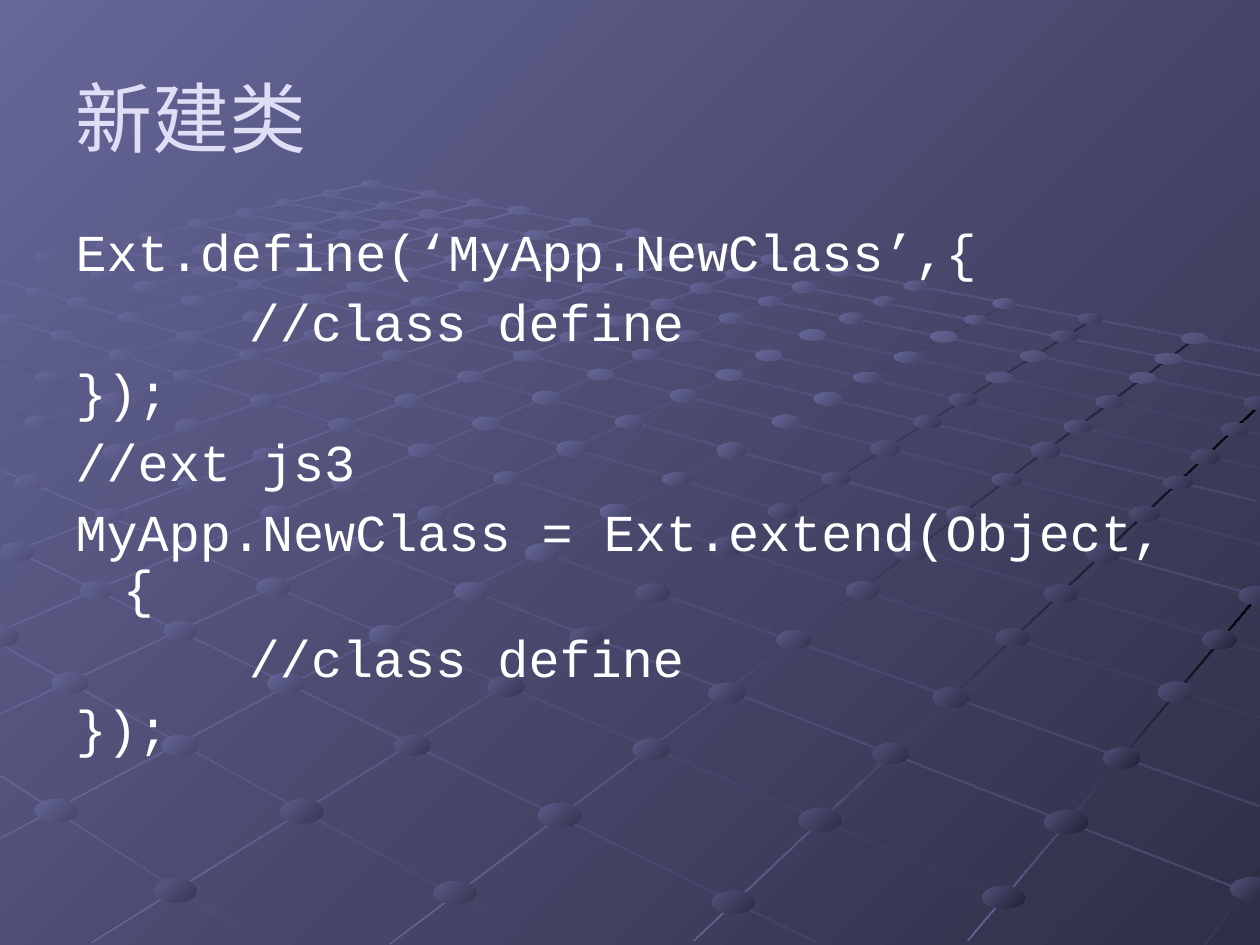
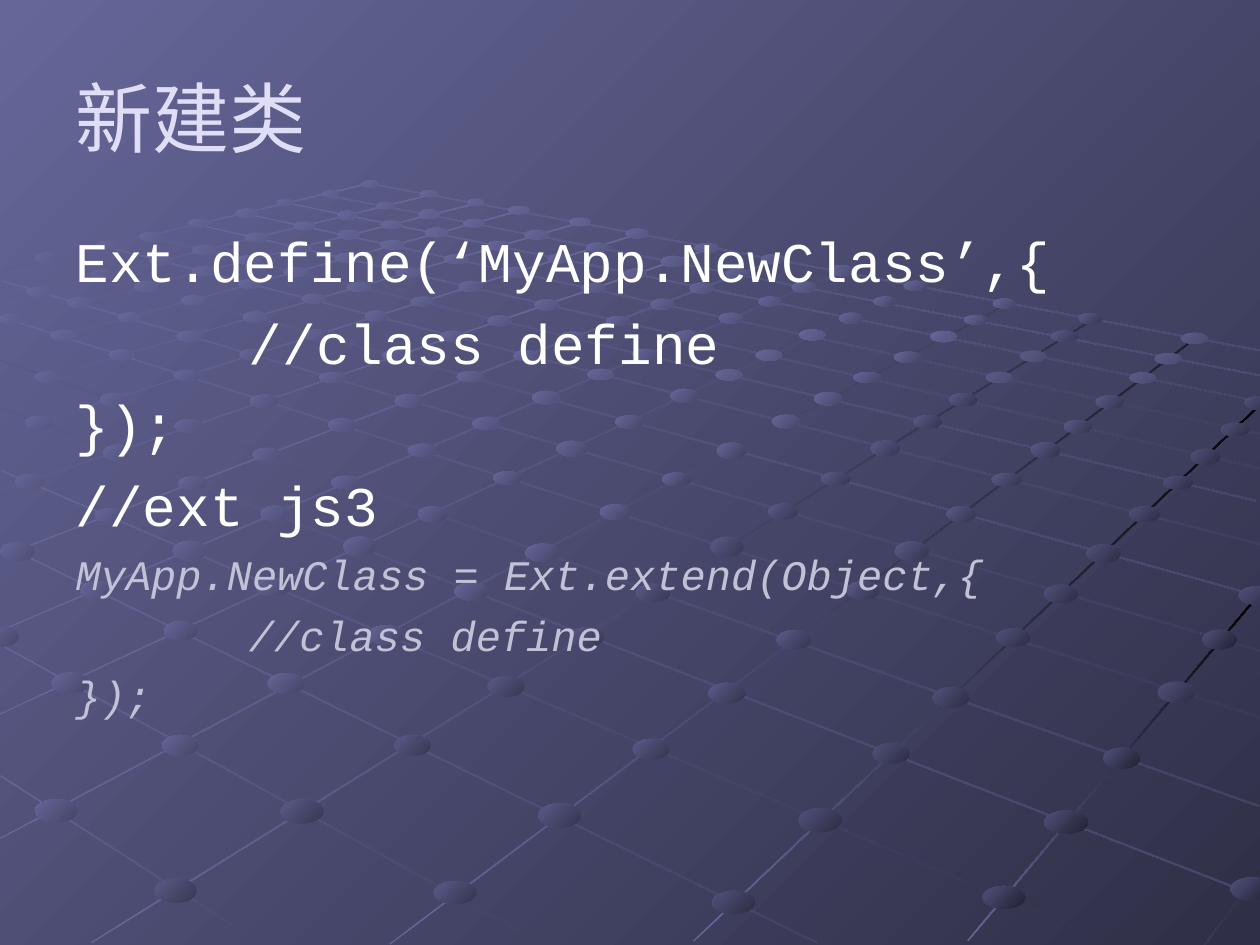
Before and after one commit to szanlin/impres-java-foundations, a slide deck: slide 4 of Ext Js4 Introduce.ppt. Drawn at 1260x945 pixels with LibreOffice and Linux fonts; fonts in the diff are those of the drawing. Boxes give left, top, right and bottom in pixels: in the first picture for what was removed or moved away, otherwise in the second. Text is boxed around its words. In the diff, an @@ line names an element or a change of style, - is before the commit and + after.

```diff
--- a/Ext Js4 Introduce.ppt
+++ b/Ext Js4 Introduce.ppt
@@ text "Ext.define(‘MyApp.NewClass’,{" at <box>76,242,1050,652</box>: size 29.6 to 32 pt in "Ext.define(‘MyApp.NewClass’,{", "//class define", "});", "//ext js3"; size 29.6 to 24 pt, text colour #FFFFFF to #C2C2D6, italic on in "MyApp.NewClass = Ext.extend(Object,{", "//class define", "});"; line spacing 0.9 to 1; less space between paragraphs @@
```
Also in this commit, not shown: 3 other slides changed, 9 slides added, 2 slides removed.
